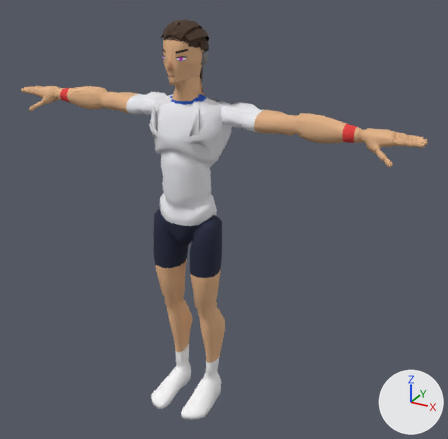
The glTF model sweetspot/models/players/p11.glb as it was, and as the next commit left it.
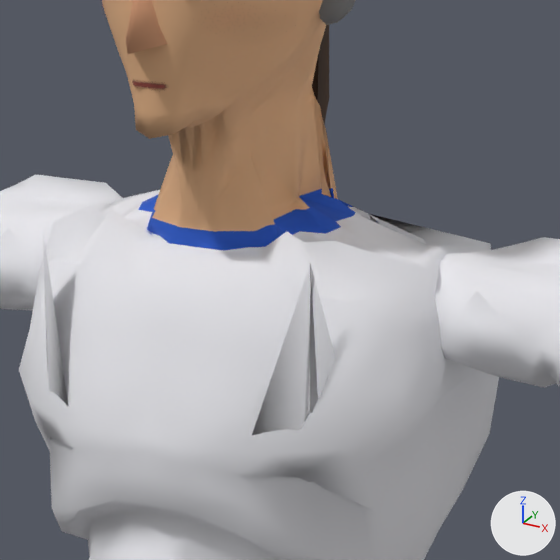
Each version appears first whole from a camera (50 mm lens) standing at (1.376, -2.171, 2.079) and looking at (0.141, 0.074, 0.957), and next in a close-up on the part from 33% to 54% of the width and 14% to 36% of the height. Arrows for +X, +Y and +Z are at lower right; the lights stay in place. The older version's two pictures come first. Vertices at exactly the same position are counted once.

Names of what the first close-up shows: 'Body', 'Ear', 'Hair', 'Nose' and 1 more.
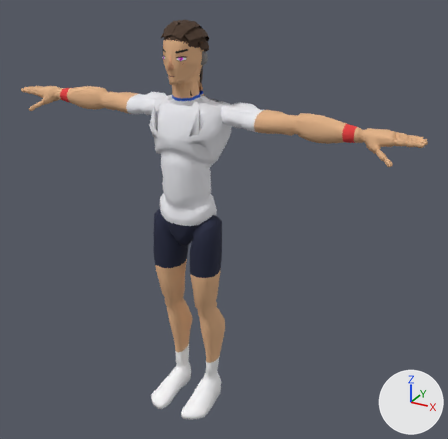
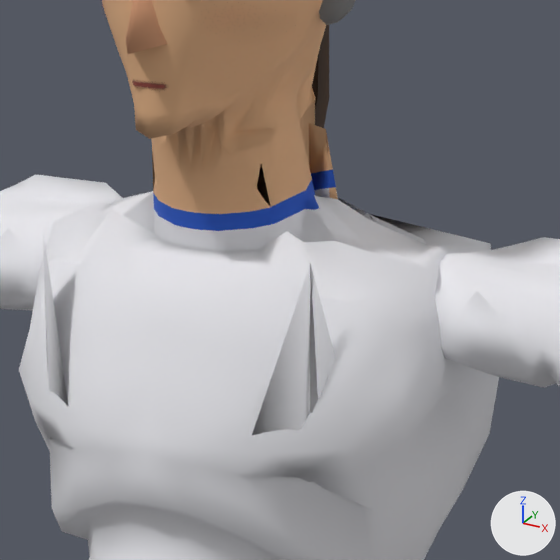
What differs and where, as boxes [x1, y1, x2, y2] in the close-ups (560 x 560 px; the box of a moved part takes in the faces that stretch with it):
part 1 of me_mannequin, moved or reshaped: before [99, 67, 377, 262]; after [99, 52, 377, 262]
part 2 of me_mannequin, surface changed: [180, 216, 214, 238] in both

Diff of the bpy script that builds the scene:
```diff
--- a/sweetspot/models/players/p11.glb.py
+++ b/sweetspot/models/players/p11.glb.py
@@ me_mannequin @@
 # used by ob_body; location = (0.0, 0.0, 0.0)
-me_mannequin.from_pydata(...)  # 8054 vertices, 15862 faces; spans x -0.98..0.98, y -0.21..0.15, z 0.0..1.8
+me_mannequin.from_pydata(...)  # 8066 vertices, 15886 faces; spans x -0.98..0.98, y -0.21..0.15, z 0.0..1.8
+# me_mannequin part 1: 83 vertices moved from x -0.08..0.07, y -0.04..0.05, z 1.48..1.59 to x -0.07..0.06, y -0.05..0.06, z 1.48..1.59; 112 vertices removed from x -0.08..0.08, y -0.05..0.05, z 1.49..1.6; 124 vertices added at x -0.07..0.07, y -0.05..0.06, z 1.49..1.6
+# me_mannequin part 2: 12 kept faces spanning x -0.07..0.07, y -0.05..-0.02, z 1.48..1.51 get new texture (UV) coordinates
 me_mannequin.materials.append(mat_palette)
```
